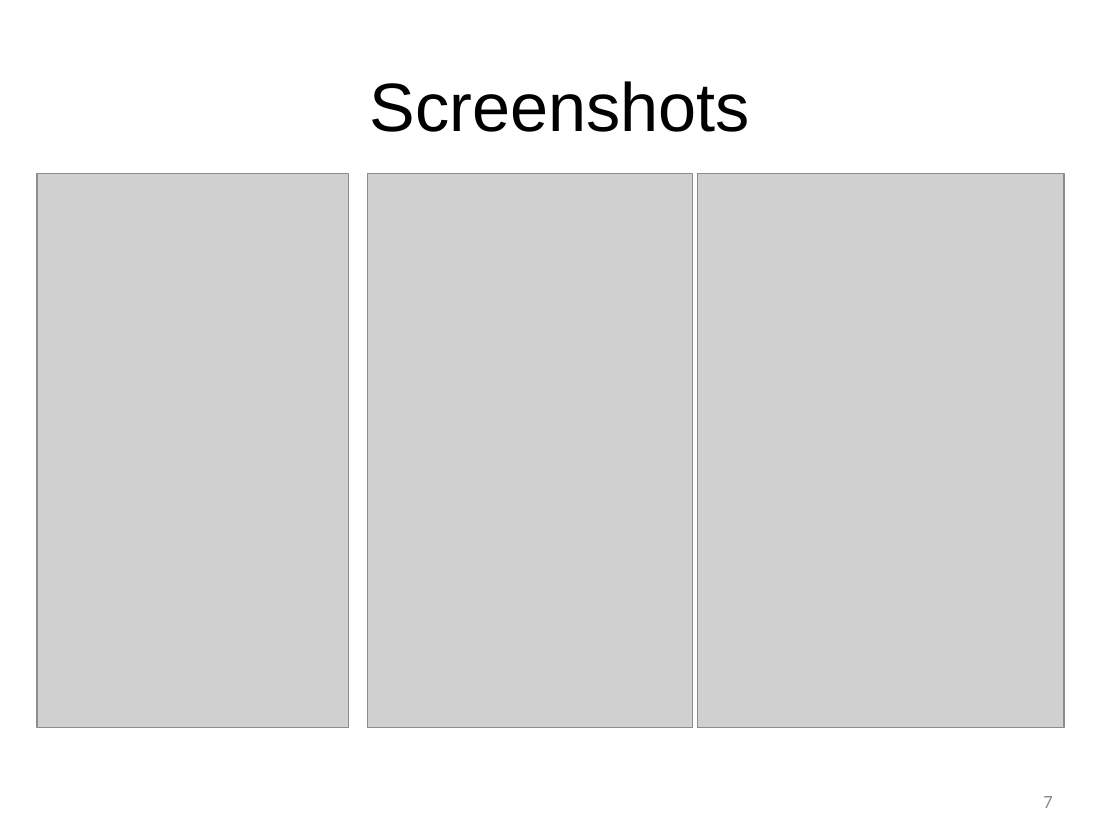
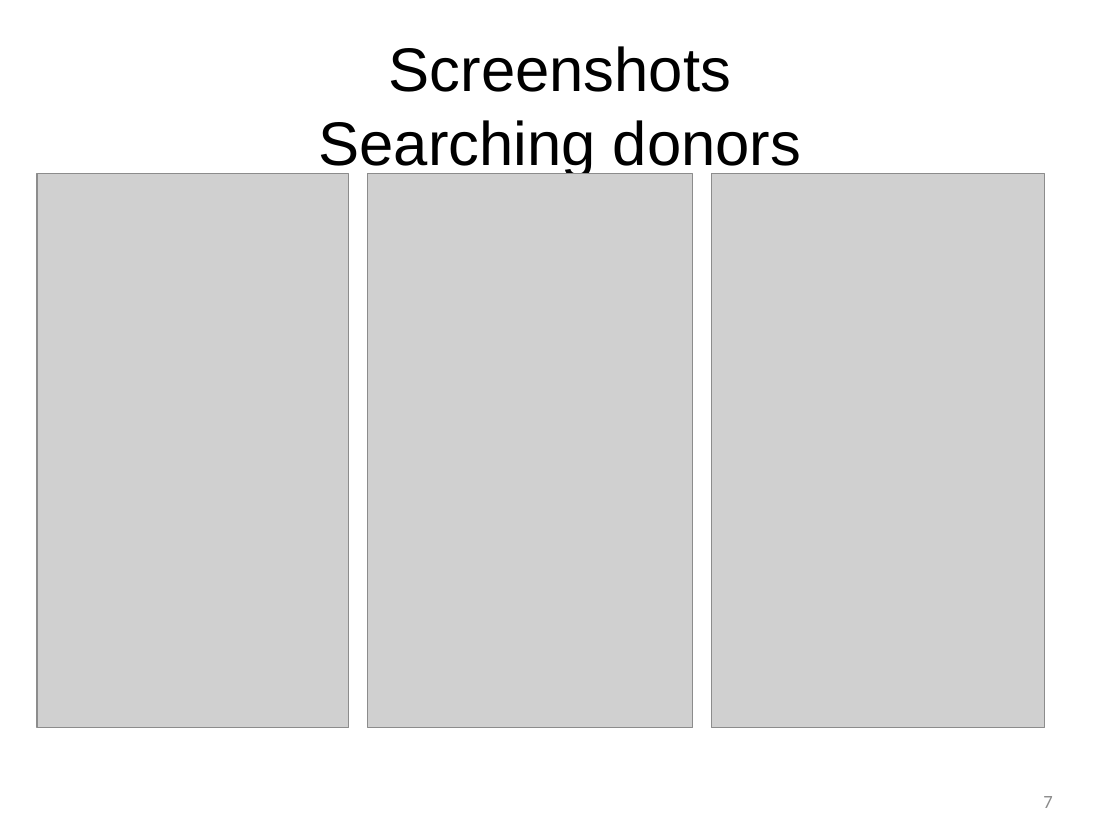
Before and after one commit to SCE-UMKC/ASESP2016_Blood-Donor_TEAM-4, a slide deck: slide 7 of ASE_ProjectCT_Presentation.pptx. Drawn at 1120x840 pixels with LibreOffice and Linux fonts; fonts in the diff are those of the drawing; grey boxes stand for pictures; background and template pictures are left out. Boxes give left, top, right and bottom in pixels: in the first picture for what was removed or moved away, otherwise in the second. Text is boxed around its words. In the diff, an @@ line names an element or a change of style, - is before the commit and + after.

Commit message:
ppt updated
ppt updated

```diff
--- a/ASE_ProjectCT_Presentation.pptx
+++ b/ASE_ProjectCT_Presentation.pptx
@@ title at [319, 46, 801, 176]: text changed; size 44 to 39.6 pt @@
-Screenshots
+Screenshots
+Searching donors
@@ picture: place and size @@
-picture at [697, 174, 1064, 728]
+picture at [711, 174, 1044, 728]
```
Also in this commit, not shown: 4 other slides changed, 1 slide added, 5 other files.
